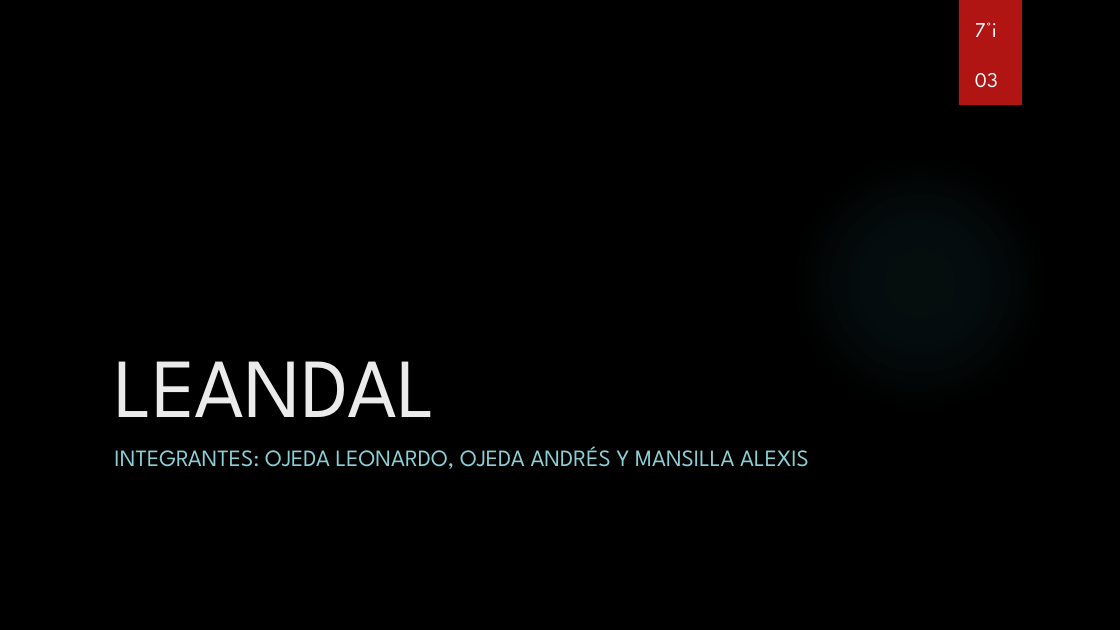
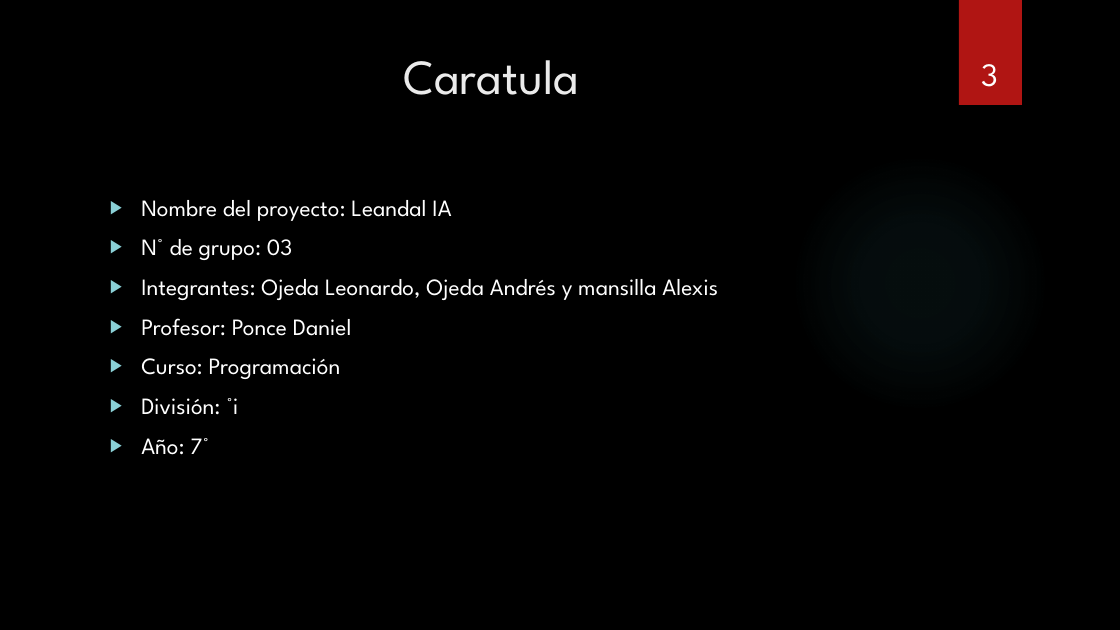
Before and after one commit to bs-andres/proyecto-chatbot, a slide deck: slide 3 of leandal_IA.pptx (slide 2 before the commit). Drawn at 1120x630 pixels with LibreOffice and Linux fonts; fonts in the diff are those of the drawing; background and template pictures are left out. Boxes give left, top, right and bottom in pixels: in the first picture for what was removed or moved away, otherwise in the second. Text is boxed around its words. In the diff, an @@ line names an element or a change of style, - is before the commit and + after.

```diff
--- a/leandal_IA.pptx
+++ b/leandal_IA.pptx
@@ text removed at bbox=[975, 22, 998, 88] @@
-7°i
-03
@@ title added at bbox=[403, 60, 579, 95], 42 pt, text #EBEBEB @@
+Caratula
@@ page number added at bbox=[981, 64, 998, 87], 28 pt, text #FFFFFF @@
+3
@@ text at bbox=[141, 200, 718, 455]: text changed; text colour #8AD0D6 to #FFFFFF @@
-INTEGRANTES: OJEDA LEONARDO, OJEDA ANDRÉS Y MANSILLA ALEXIS
+▶ Nombre del proyecto: Leandal IA
+▶ N° de grupo: 03
+▶ Integrantes: Ojeda Leonardo, Ojeda Andrés y mansilla Alexis
+▶ Profesor: Ponce Daniel
+▶ Curso: Programación
+▶ División: °i
+▶ Año: 7°
@@ title removed at bbox=[114, 361, 435, 417] @@
-LEANDAL
```
Also in this commit, not shown: 2 other slides changed, 7 slides added, 1 slide removed, 3 other files.
